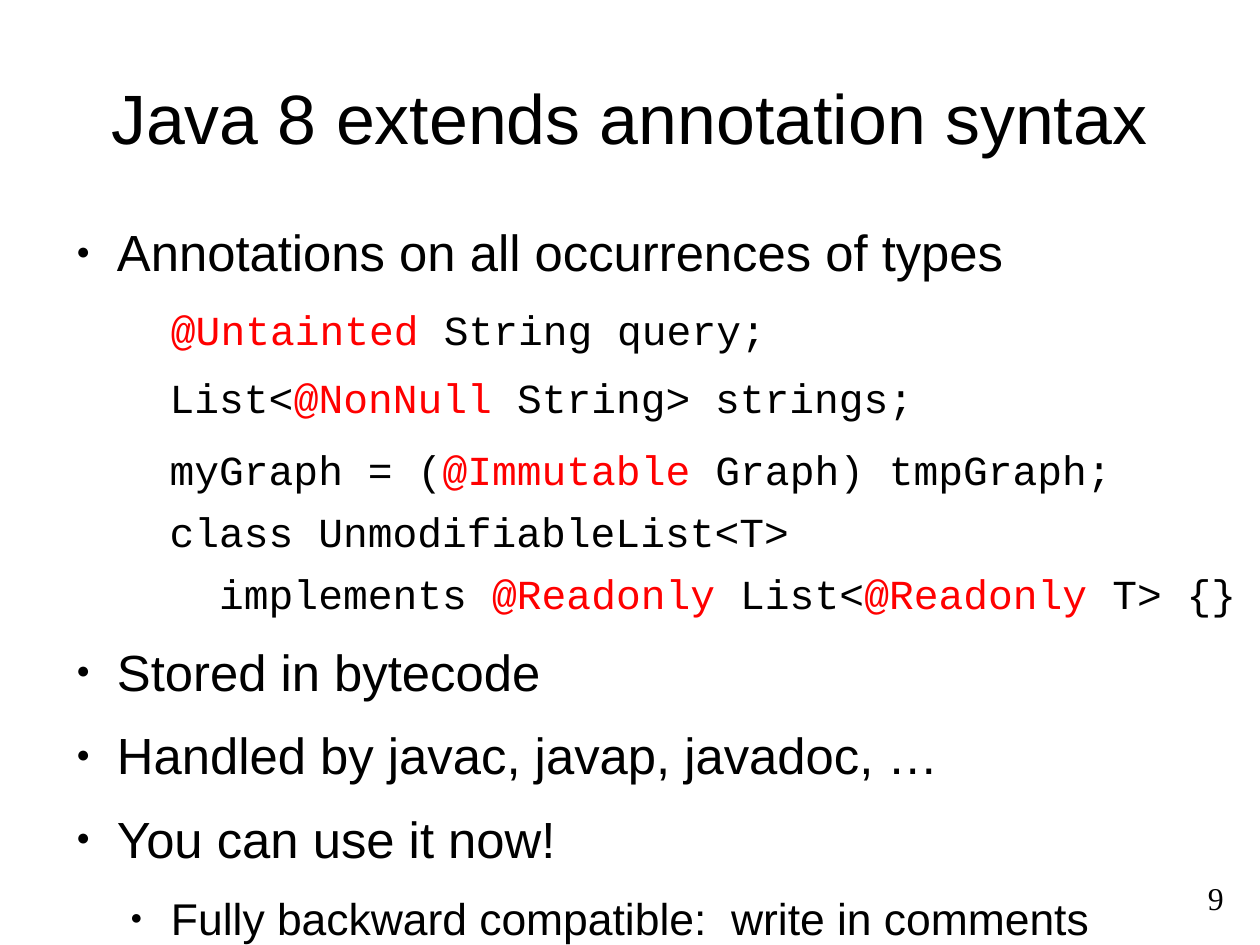
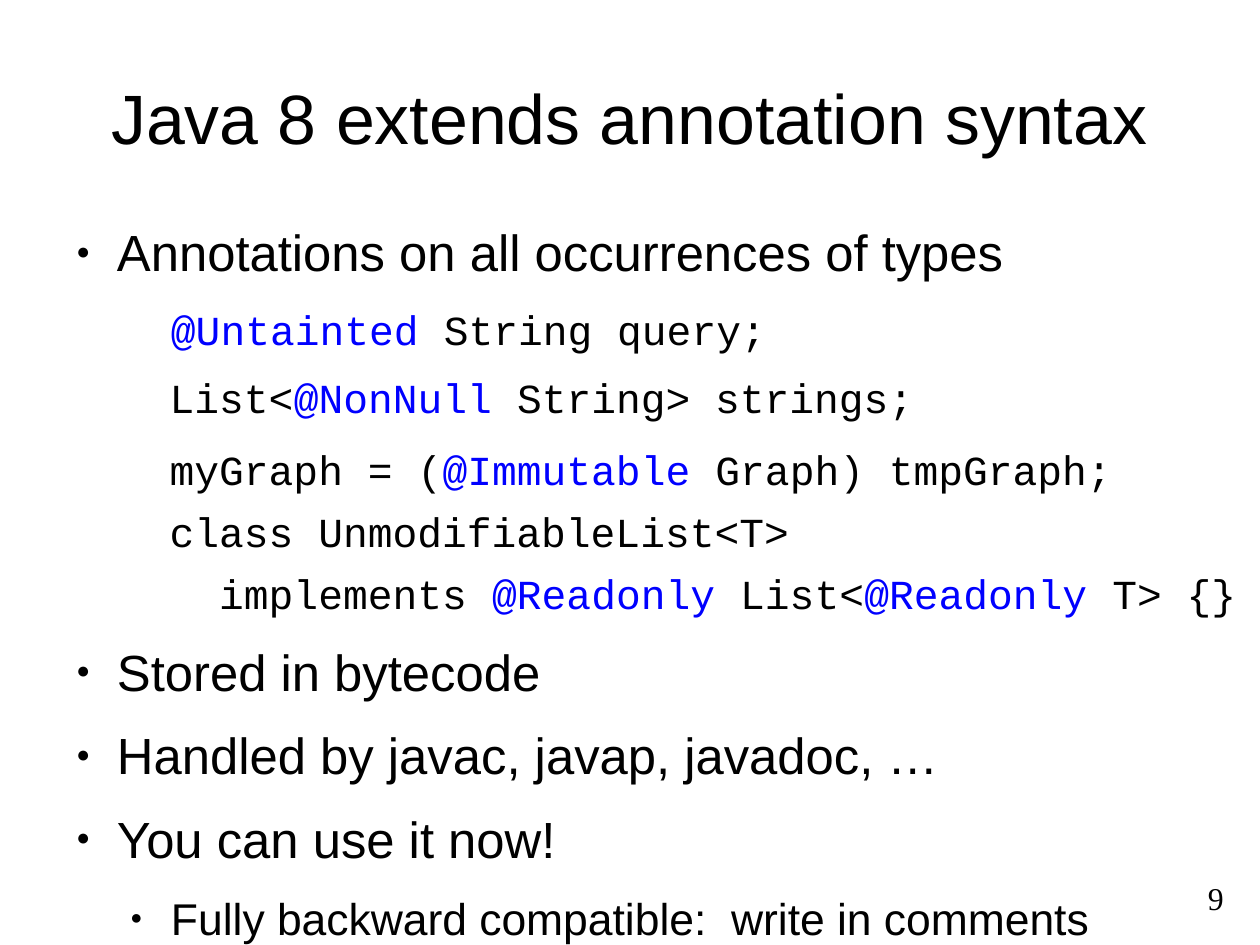
Before and after one commit to reprogrammer/checker-framework, a slide deck: slide 9 of demos/2011-OSBridge/intro.odp. Drawn at 1260x945 pixels with LibreOffice and Linux fonts; fonts in the diff are those of the drawing. Boxes give left, top, right and bottom in pixels: in the first picture for what was removed or moved away, otherwise in the second. Text is boxed around its words. In the diff, an @@ line names an element or a change of style, - is before the commit and + after.

```diff
--- a/demos/2011-OSBridge/intro.odp
+++ b/demos/2011-OSBridge/intro.odp
@@ text at (x1=170, y1=316, x2=1162, y2=618): text colour #FF0000 to #0000FF in "@Untainted", "List<@NonNull", "(@Immutable", "@Readonly List<@Readonly" @@
```
Also in this commit, not shown: 1 other slide changed.
